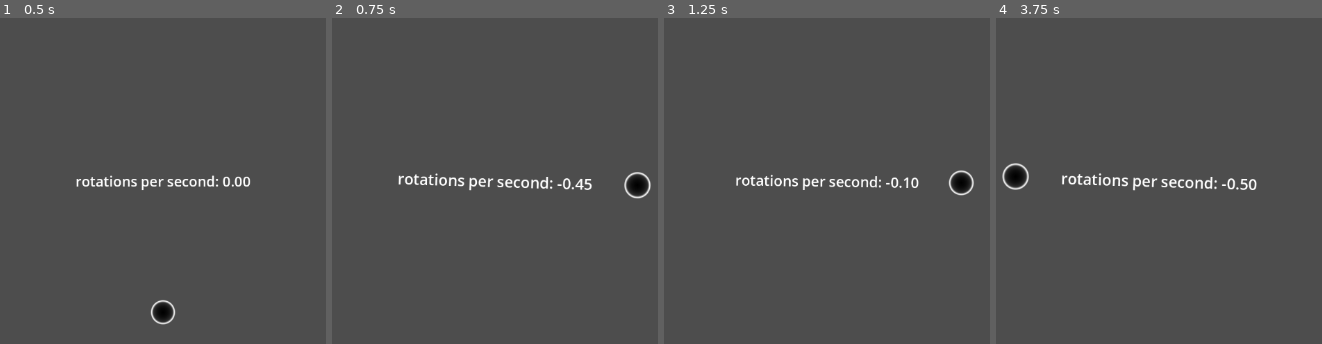
Above: before the commit, frames 1-4 (left to right).
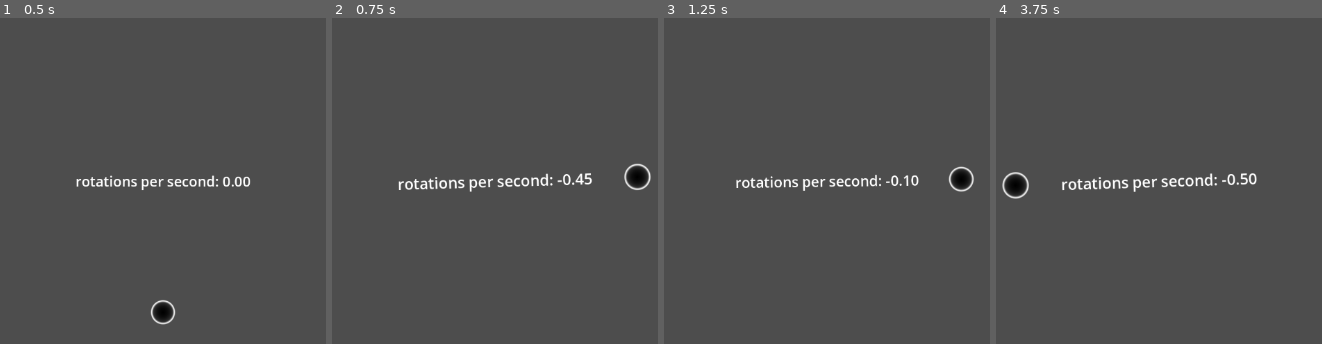
Above: after the commit, the same moments.

Repository: geekazodium/churn-tester-2000
Game: Godot game, scene res://main.tscn
The game is run twice, just before and just after one commit, with the same random seed, the same clock (stepped at 60 frames per second) and the same inputs.
Inputs:
- Up to frame 1 (0.5 s): no input
- Up to frame 2 (0.75 s): tap Enter at 0.5 s; hold D (right) from 0.53 s (still down)
- Up to frame 3 (1.25 s): keep holding D (right)
- Up to frame 4 (3.75 s): release D (right) at 1.28 s; hold S (down) 1.28-2.03 s; hold D (right) 2.03-2.78 s; hold W (up) 2.78-3.53 s; hold A (left) from 3.53 s (still down)

Frame 1 is identical in both runs. In frame 2, 1.8% of the frame differs, in the area x 20-98%, y 44-56%; in frame 3, 1.1%; in frame 4, 1.9%, in the area x 1-81%, y 44-56%.

Commit message:
fix: more intuitive rotate direction

Diff:
--- a/rotating_camera.gd
+++ b/rotating_camera.gd
@@ -7,5 +7,5 @@
 	self.ignore_rotation = false;
 
 func _on_reel_input_circle_angular_v_updated(velocity: float) -> void:
-	self.global_rotation_degrees = sqrt(abs(velocity)) * sign(velocity);
+	self.global_rotation_degrees = -sqrt(abs(velocity)) * sign(velocity);
 	self.zoom = self.default_zoom * (1 + (1-exp(-abs(velocity) * .2)) * self.zoom_change);
